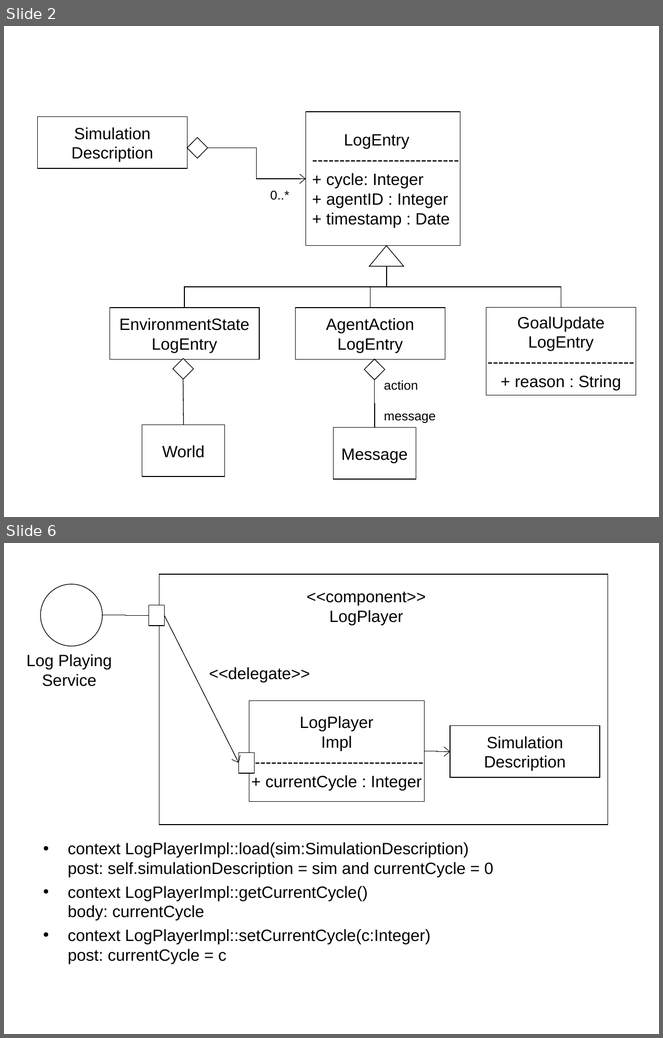
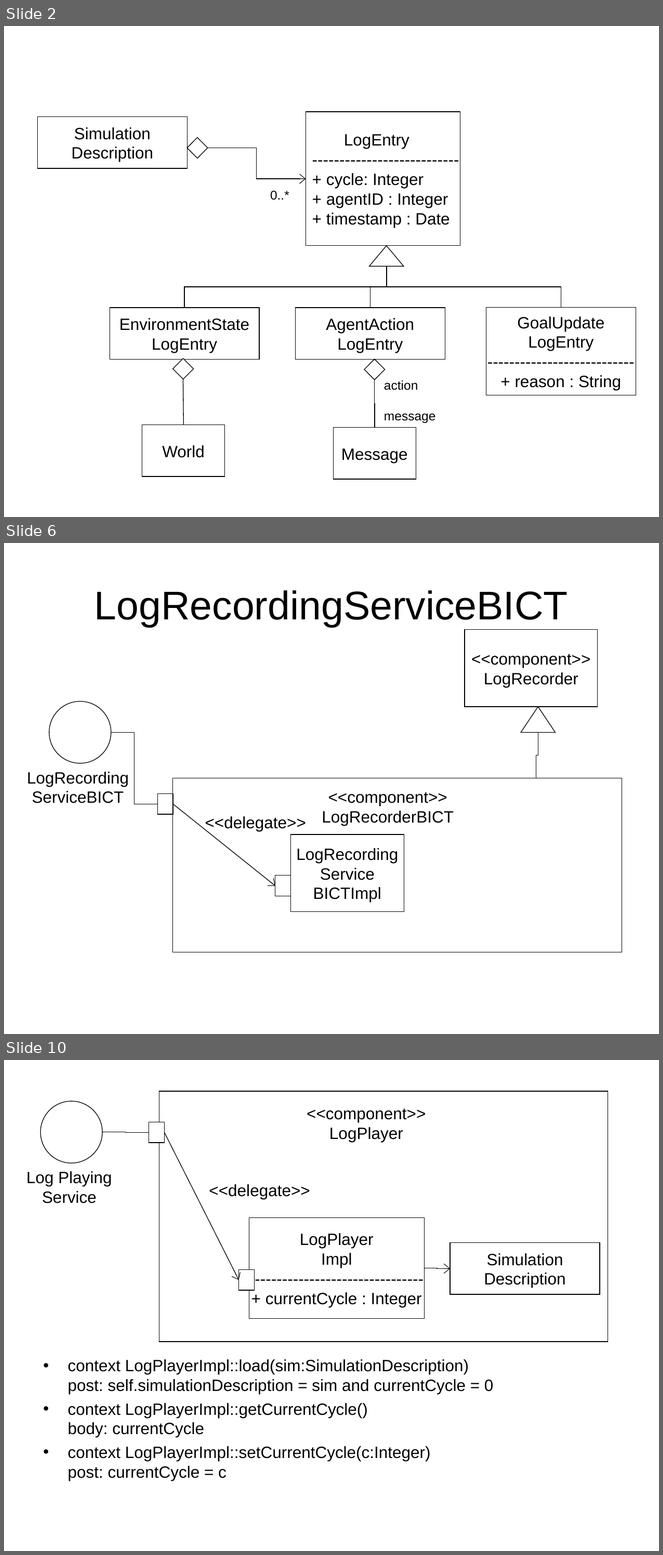
Before and after one commit to krishprince/rollerslam, a slide deck: docs/Logging/LoggingPIM.ppt. Shown one above the other, each under a label of ours: slides 2 and 6 before the commit, slides 2, 6 and 10 after it; the slides between them are not shown. The pictures are 663x1038 and 663x1555 pixels, drawn with LibreOffice and Linux fonts; fonts in the diff are those of the drawing. Boxes give left, top, right and bottom in pixels: in the first picture for what was removed or moved away, otherwise in the second. Text is boxed around its words. In the diff, an @@ line names an element or a change of style, - is before the commit and + after.

Commit message:
LogRecording BICT implementation and models.

```diff
--- a/docs/Logging/LoggingPIM.ppt
+++ b/docs/Logging/LoggingPIM.ppt
@@ slide 6 added at (4, 543, 659, 1034), background #FFFFFF @@
@@ title added at (94, 590, 568, 627), 44 pt, text #000000 @@
+LogRecordingServiceBICT
@@ rectangle added at (465, 629, 598, 707), fill #FFFFFF, outline #000000 0.74 pt, 18 pt, text #000000 @@
+<<component>>
+LogRecorder
@@ ellipse added at (49, 702, 111, 764), fill #FFFFFF, outline #000000 0.74 pt @@
@@ triangle added at (521, 707, 556, 732), fill #FFFFFF, outline #000000 0.74 pt @@
@@ elbow line added from (111, 732) to (157, 805), #000000 0.74 pt @@
@@ elbow line added from (538, 732) to (536, 778), #000000 0.74 pt @@
@@ text added at (27, 772, 129, 804), 18 pt, text #000000 @@
+LogRecording
+ServiceBICT
@@ rectangle added at (173, 778, 622, 952), fill #FFFFFF, outline #000000 0.74 pt @@
@@ text added at (322, 792, 454, 826), 18 pt, text #000000 @@
+<<component>>
+LogRecorderBICT
@@ rectangle added at (157, 794, 173, 815), fill #FFFFFF, outline #000000 0.74 pt @@
@@ arrow added from (173, 805) to (275, 886), #000000 0.74 pt @@
@@ text added at (205, 817, 306, 832), 18 pt, text #000000 @@
+<<delegate>>
@@ rectangle added at (291, 835, 404, 912), fill #FFFFFF, outline #000000 0.74 pt, 18 pt, text #000000 @@
+LogRecording
+Service
+BICTImpl
@@ rectangle added at (275, 876, 291, 897), fill #FFFFFF, outline #000000 0.74 pt @@
@@ what was slide 6 is now slide 10 @@
```
Also in this commit, not shown: 4 slides changed, 4 other slides added, 3 other files.
